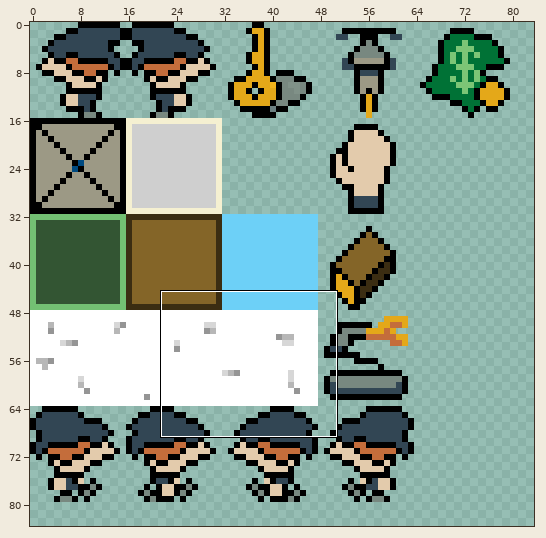
Two versions of one sprite sheet, graphics/sprites.png. Above, an overview of the earlier version with the close-up marked.
Close-up. First the earlier version:
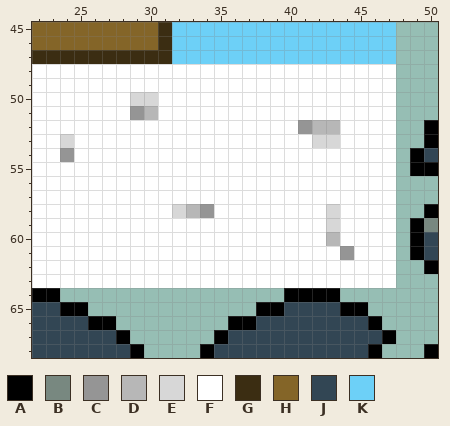
The file is 128x128 pixels. Pixels under 10% opacity are left out. Colours within 5 levels of each other are drawn and written as one. Shown: x 22..50, y 45..68. The wide view leaves out empty margins.
Palette (. is transparent): A #000000  B #788880  C #959595  D #b7b7b7  E #d7d7d7  F #ffffff  G #3b2d12  H #846528  J #324654  K #6dd0f7
Pixels before, first column x 22:
45 HHHHHHHHHGKKKKKKKKKKKKKKKK...
46 HHHHHHHHHGKKKKKKKKKKKKKKKK...
47 GGGGGGGGGGKKKKKKKKKKKKKKKK...
48 FFFFFFFFFFFFFFFFFFFFFFFFFF...
49 FFFFFFFFFFFFFFFFFFFFFFFFFF...
50 FFFFFFFEEFFFFFFFFFFFFFFFFF...
51 FFFFFFFCDFFFFFFFFFFFFFFFFF...
52 FFFFFFFFFFFFFFFFFFFCDDFFFF..A
53 FFEFFFFFFFFFFFFFFFFFEEFFFF..A
54 FFCFFFFFFFFFFFFFFFFFFFFFFF.AJ
55 FFFFFFFFFFFFFFFFFFFFFFFFFF.AA
56 FFFFFFFFFFFFFFFFFFFFFFFFFF...
57 FFFFFFFFFFFFFFFFFFFFFFFFFF...
58 FFFFFFFFFFEDCFFFFFFFFEFFFF..A
59 FFFFFFFFFFFFFFFFFFFFFEFFFF.AB
60 FFFFFFFFFFFFFFFFFFFFFDFFFF.AJ
61 FFFFFFFFFFFFFFFFFFFFFFCFFF.AJ
62 FFFFFFFFFFFFFFFFFFFFFFFFFF..A
63 FFFFFFFFFFFFFFFFFFFFFFFFFF...
64 AA................AAAA.......
65 JJAA............AAJJJJAA.....
66 JJJJAA........AAJJJJJJJJA....
67 JJJJJJA......AJJJJJJJJJJJA...
68 JJJJJJJA....AJJJJJJJJJJJA...A
After the commit:
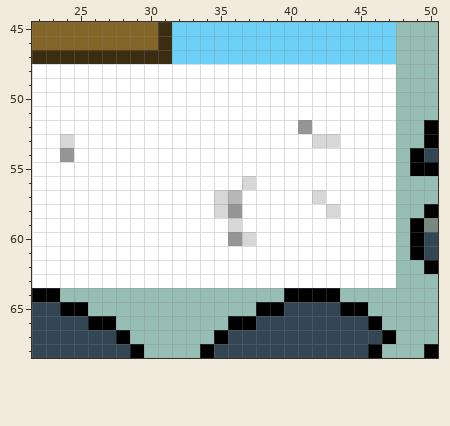
Change:
y 50: x 29..30 EE -> FF
y 51: x 29..30 CD -> FF
y 52: x 42..43 DD -> FF
y 56: x 37 F -> E
y 57: x 35..36 FF -> ED; x 42 F -> E
y 58: x 32..36 EDCFF -> FFFEC
y 59: x 36 F -> E; x 43 E -> F
y 60: x 36..37 FF -> CE; x 43 D -> F
y 61: x 44 C -> F
Changed places in both close-ups, as pixel boxes (x1, y1, x2, y2):
changed: (130, 92, 158, 120)
changed: (172, 120, 354, 260)
